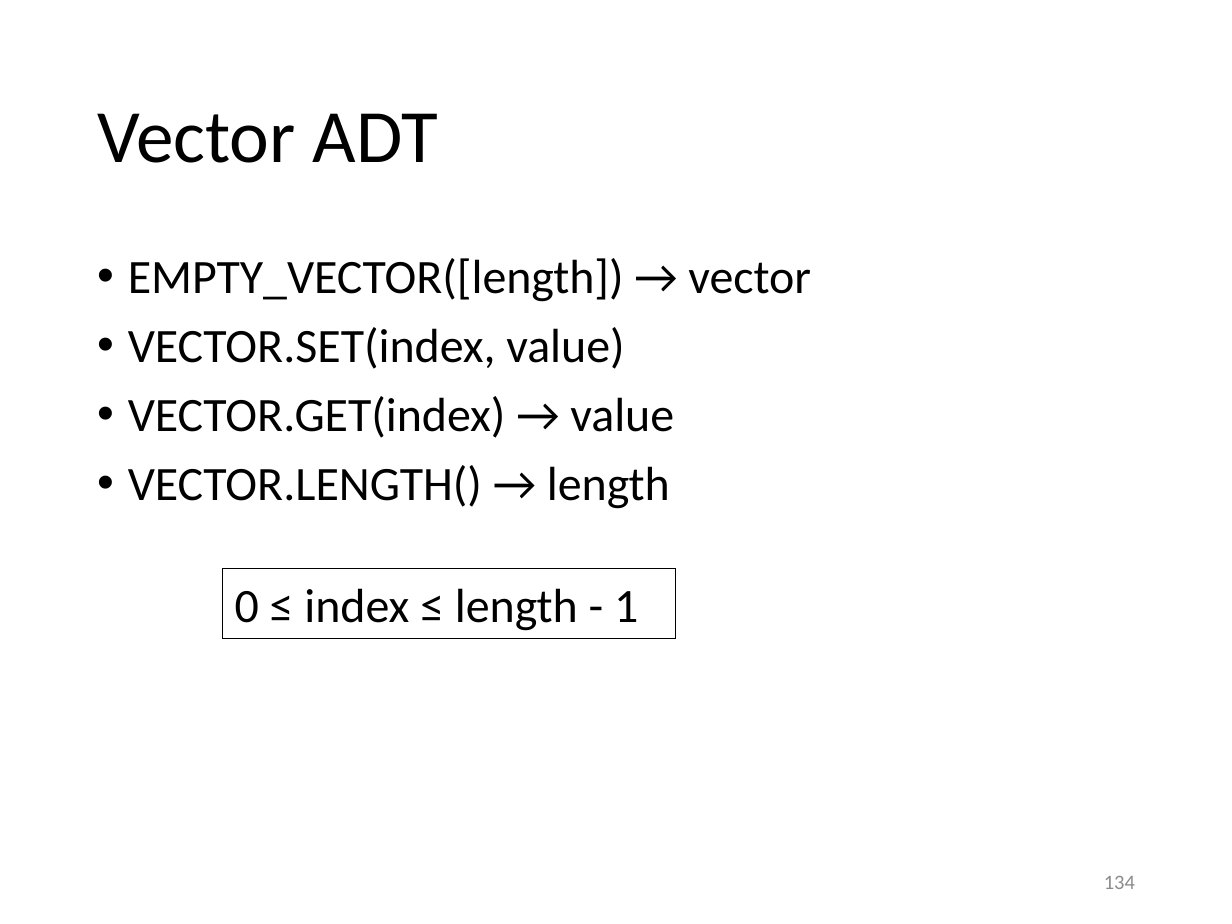
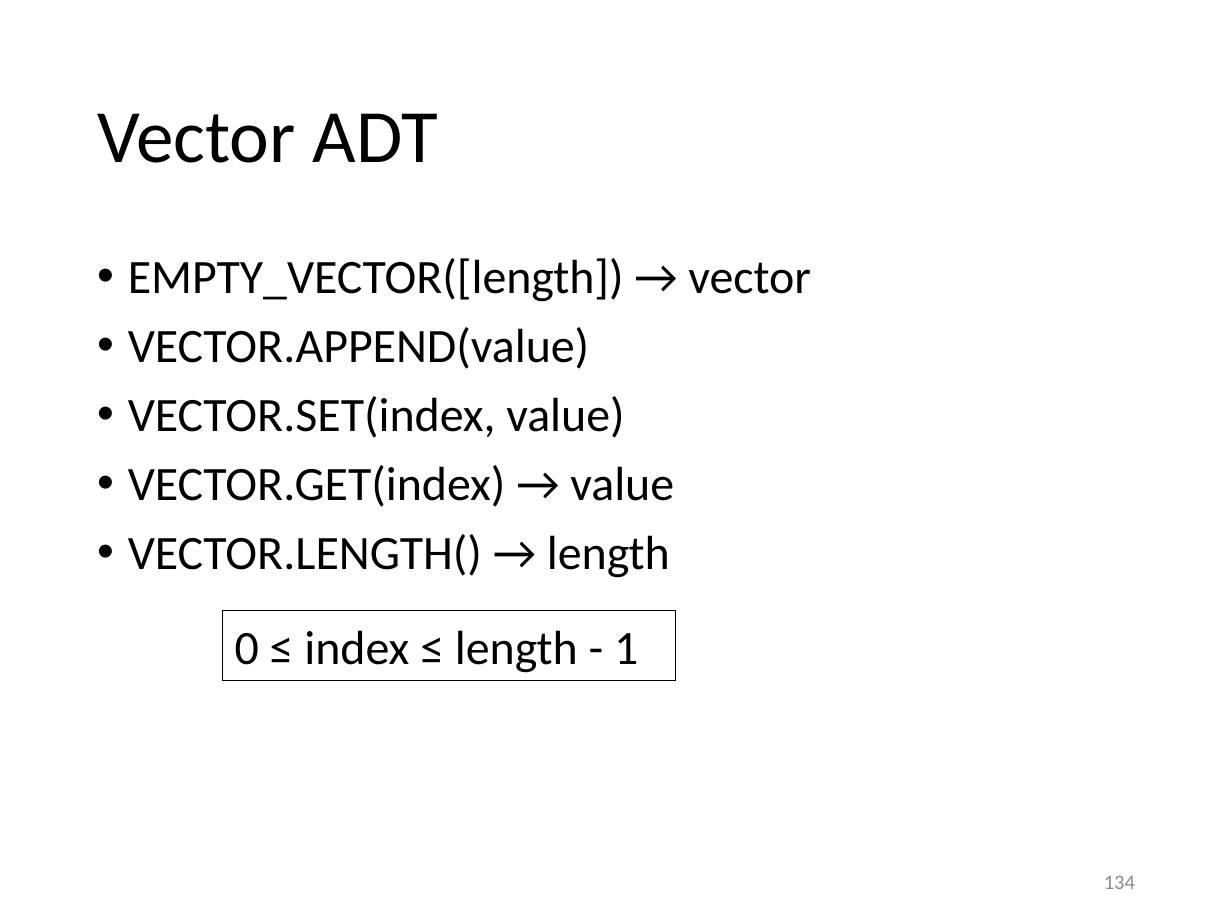
Before and after one commit to gjbex/training-material, a slide deck: slide 134 of CPlusPlus/scientific_cpp.pptx. Drawn at 1232x924 pixels with LibreOffice and Linux fonts; fonts in the diff are those of the drawing. Boxes give left, top, right and bottom in pixels: in the first picture for what was removed or moved away, otherwise in the second. Text is boxed around its words. In the diff, an @@ line names an element or a change of style, - is before the commit and + after.

```diff
--- a/CPlusPlus/scientific_cpp.pptx
+++ b/CPlusPlus/scientific_cpp.pptx
@@ text at (128, 327, 589, 369): paragraph added @@
+• VECTOR.APPEND(value)
@@ rectangle "0 ≤ index ≤ length ...": place and size @@
-rectangle "0 ≤ index ≤ length ..." at (223, 568, 676, 638)
+rectangle "0 ≤ index ≤ length ..." at (223, 611, 676, 681)
```
Also in this commit, not shown: 1 other slide changed.
